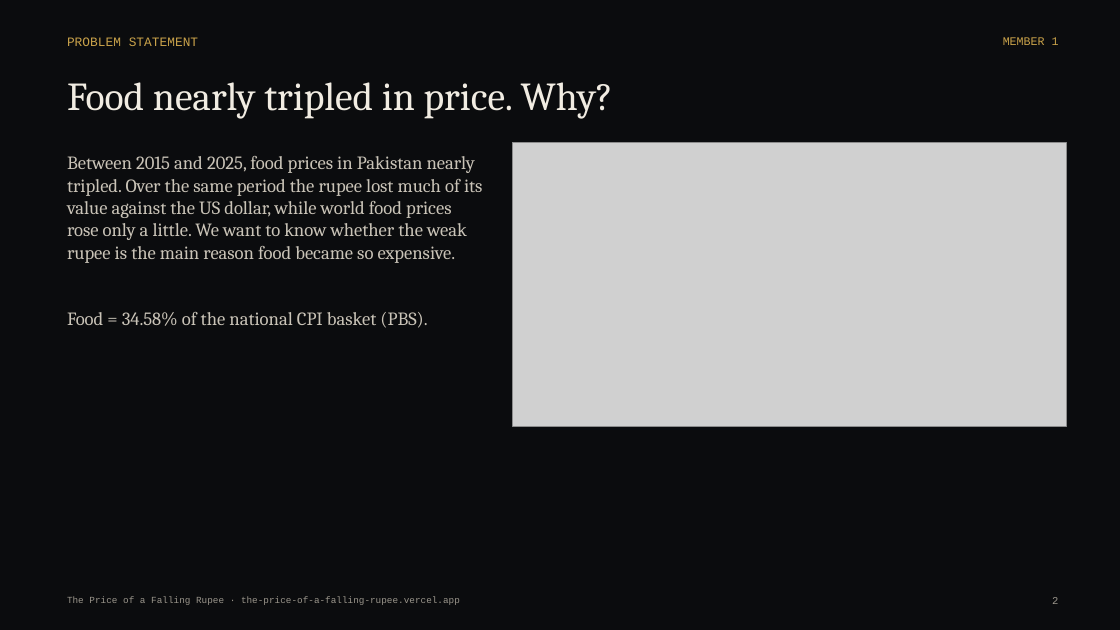
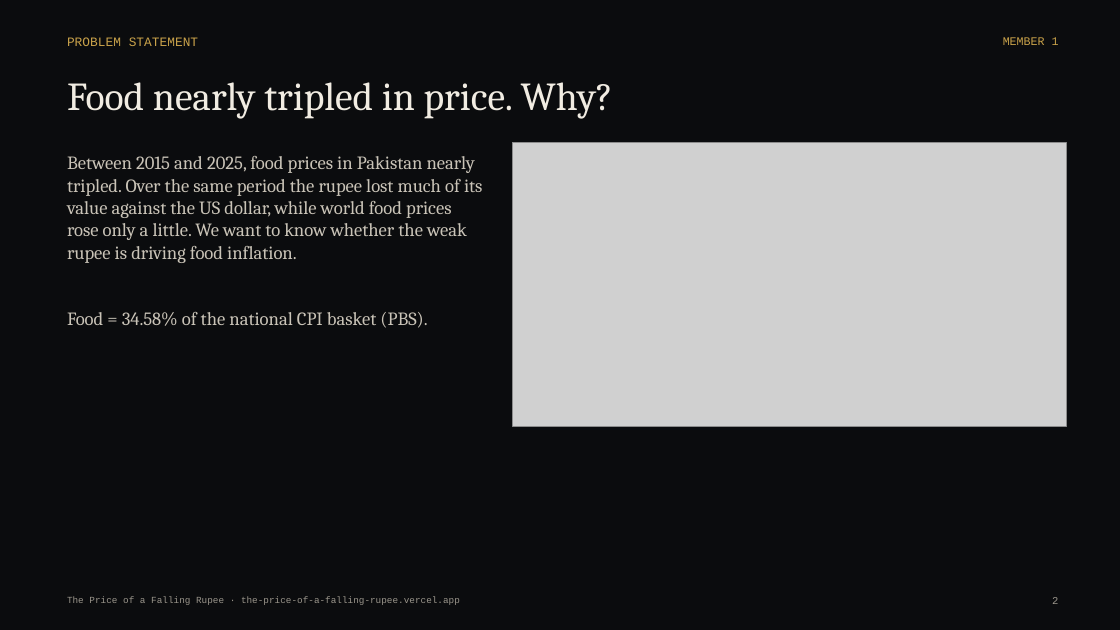
Before and after one commit to ruufaayl/fallingrupee, a slide deck: slide 2 of presentation/The_Price_of_a_Falling_Rupee_Deck.pptx. Drawn at 1120x630 pixels with LibreOffice and Linux fonts; fonts in the diff are those of the drawing; grey boxes stand for pictures. Boxes give left, top, right and bottom in pixels: in the first picture for what was removed or moved away, otherwise in the second. Text is boxed around its words. In the diff, an @@ line names an element or a change of style, - is before the commit and + after.

```diff
--- a/presentation/The_Price_of_a_Falling_Rupee_Deck.pptx
+++ b/presentation/The_Price_of_a_Falling_Rupee_Deck.pptx
@@ text at (67,156,483,263): text changed @@
-Between 2015 and 2025, food prices in Pakistan nearly tripled. Over the same period the rupee lost much of its value against the US dollar, while world food prices rose only a little. We want to know whether the weak rupee is the main reason food became so expensive.
+Between 2015 and 2025, food prices in Pakistan nearly tripled. Over the same period the rupee lost much of its value against the US dollar, while world food prices rose only a little. We want to know whether the weak rupee is driving food inflation.
```
Also in this commit, not shown: 15 other slides changed, 4 slides added, 3 slides removed, 34 other files.
